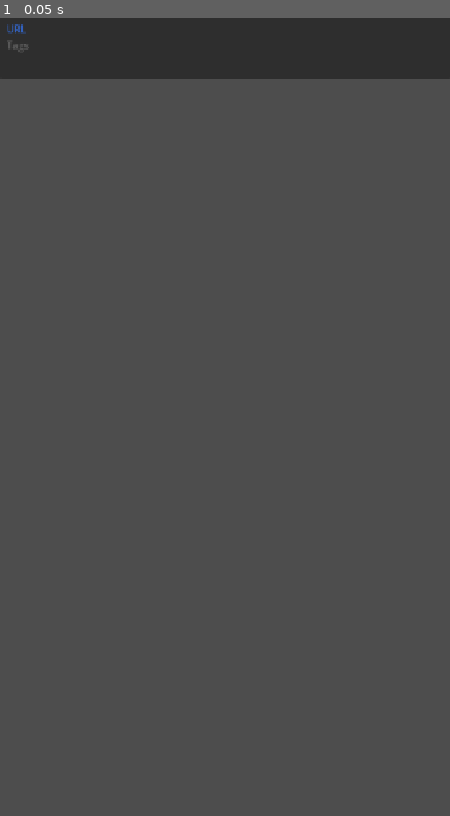
Above: before the commit, frame 1.
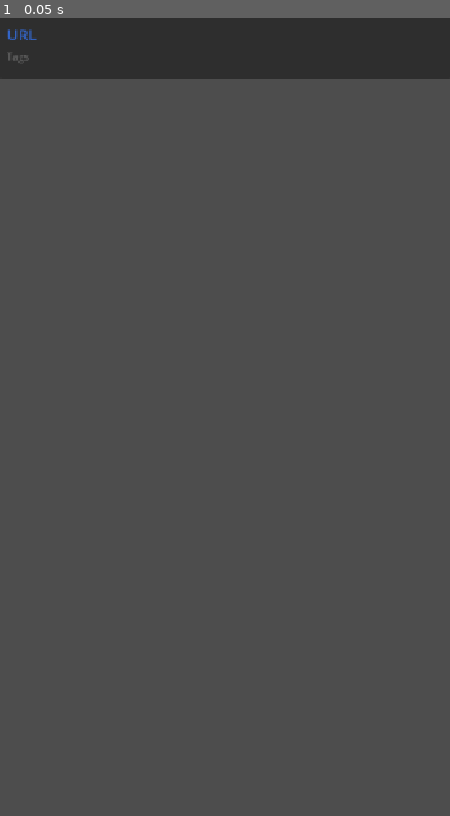
Above: after the commit, the same moment.

Repository: v2singer/url-saver
Game: Godot game, scene res://url_item.tscn
Same seed, same stepped clock (60 frames per second), same inputs: the game is played once before the commit and once after it. This scene is started directly instead of the project's main scene.
Inputs:
- Up to frame 1 (0.05 s): no input

The runs differ from the first frame. In frame 1, 0.1% of the frame differs, in the area x 1-9%, y 0-6%.

Commit message:
change mobile

Diff:
--- a/mobile/main.gd
+++ b/mobile/main.gd
@@ -39,12 +39,65 @@
 	# 加载历史记录
 	load_history()
 
+	# 检查是否有传入的URL
+	if OS.has_feature("Android"):
+		_check_android_intent()
+	elif OS.has_feature("iOS"):
+		_check_ios_url()
+
+func _check_android_intent():
+	if OS.has_feature("Android"):
+		var intent_data = Engine.get_singleton("GodotAndroid").get_intent_data()
+		if intent_data:
+			_handle_shared_url(intent_data)
+
+func _check_ios_url():
+	if OS.has_feature("iOS"):
+		# 注册处理URL的回调
+		Engine.get_singleton("GodotIOS").connect("url_received", _on_ios_url_received)
+		# 检查启动URL
+		var launch_url = Engine.get_singleton("GodotIOS").get_launch_url()
+		if launch_url:
+			_handle_shared_url(launch_url)
+
+func _on_ios_url_received(url: String):
+	_handle_shared_url(url)
+
+func _handle_shared_url(url: String):
+	if url.begins_with("http://") or url.begins_with("https://"):
+		# 自动保存URL到服务器
+		_save_url_to_server(url, ["bilibili"])
+
+func _save_url_to_server(url: String, tags: Array):
+	if is_requesting:
+		return
+
+	var headers = ["Content-Type: application/json"]
+	var body = JSON.stringify({
+		"url": url,
+		"tags": tags
+	})
+
+	is_requesting = true
+	var server_url = get_current_server_url() + API_SAVE
+
+	var error = http_request.request(server_url, headers, HTTPClient.METHOD_POST, body)
+	if error != OK:
+		is_requesting = false
+		if error in [25, 44]:  # 网络相关错误
+			if retry_count < MAX_RETRIES:
+				retry_timer.start(RETRY_DELAY)
+			else:
+				try_next_server()
+		else:
+			try_next_server()
+
 func load_server_config():
 	config = ConfigFile.new()
 	var err = config.load(CONFIG_FILE)
 	if err != OK:
 		# Create default config if it doesn't exist
-		config.set_value("servers", "default", "http://192.168.1.11:8080")
+		config.set_value("servers", "default", "http://localhost:8080")
 		config.save(CONFIG_FILE)
 
 	# Load all server URLs
@@ -57,7 +110,7 @@
 func get_current_server_url() -> String:
 	if server_urls.size() == 0:
 		return "http://192.168.1.11:8080"
-	return "http://192.168.1.11:8080"
+	return server_urls[current_server_index]
 
 func try_next_server():
 	current_server_index = (current_server_index + 1) % server_urls.size()
--- a/mobile/main.tscn
+++ b/mobile/main.tscn
@@ -10,6 +10,12 @@
 grow_horizontal = 2
 grow_vertical = 2
 script = ExtResource("1_0k4m3")
+
+[node name="HSeparator" type="HSeparator" parent="."]
+layout_mode = 0
+offset_top = 30.0
+offset_right = 721.0
+offset_bottom = 46.0
 
 [node name="VBoxContainer" type="VBoxContainer" parent="."]
 layout_mode = 1
--- a/mobile/server_item.tscn
+++ b/mobile/server_item.tscn
@@ -1,13 +1,11 @@
 [gd_scene load_steps=2 format=3 uid="uid://b8q6v4j2y5n3s"]
 
-[ext_resource type="Script" path="res://server_item.gd" id="1_0k4m3"]
+[ext_resource type="Script" uid="uid://dg6ylieeohmvr" path="res://server_item.gd" id="1_0k4m3"]
 
 [node name="ServerItem" type="Panel"]
 custom_minimum_size = Vector2(0, 50)
-layout_mode = 3
 anchors_preset = 10
 anchor_right = 1.0
-offset_right = 0.0
 offset_bottom = 50.0
 grow_horizontal = 2
 script = ExtResource("1_0k4m3")
--- a/mobile/url_item.gd
+++ b/mobile/url_item.gd
@@ -1,7 +1,14 @@
 extends PanelContainer
 
+var current_url: String = ""
+
+func _ready():
+	# 连接RichTextLabel的信号
+	$MarginContainer/VBoxContainer/URLLabel.gui_input.connect(_on_url_label_gui_input)
+
 func set_url(url: String):
-	$MarginContainer/VBoxContainer/URLLabel.text = url
+	current_url = url
+	$MarginContainer/VBoxContainer/URLLabel.text = "[url]" + url + "[/url]"
 
 func set_tags(tags: Array):
 	var tags_text = ""
@@ -10,3 +17,20 @@
 			tags_text += ", "
 		tags_text += tag
 	$MarginContainer/VBoxContainer/TagsLabel.text = tags_text
+
+func _on_url_label_gui_input(event: InputEvent):
+	if event is InputEventMouseButton:
+		if event.button_index == MOUSE_BUTTON_LEFT and event.pressed:
+			# 长按检测
+			await get_tree().create_timer(0.5).timeout
+			if Input.is_mouse_button_pressed(MOUSE_BUTTON_LEFT):
+				# 复制URL到剪贴板
+				DisplayServer.clipboard_set(current_url)
+				# 显示复制成功提示
+				var notification = Label.new()
+				notification.text = "URL已复制到剪贴板"
+				notification.position = get_global_mouse_position()
+				add_child(notification)
+				# 1秒后移除提示
+				await get_tree().create_timer(1.0).timeout
+				notification.queue_free()
--- a/mobile/url_item.tscn
+++ b/mobile/url_item.tscn
@@ -4,7 +4,6 @@
 
 [node name="URLItem" type="PanelContainer"]
 custom_minimum_size = Vector2(0, 100)
-layout_mode = 3
 anchors_preset = 10
 anchor_right = 1.0
 offset_bottom = 100.0
@@ -21,13 +20,16 @@
 [node name="VBoxContainer" type="VBoxContainer" parent="MarginContainer"]
 layout_mode = 2
 
-[node name="URLLabel" type="Label" parent="MarginContainer/VBoxContainer"]
+[node name="URLLabel" type="RichTextLabel" parent="MarginContainer/VBoxContainer"]
+custom_minimum_size = Vector2(0, 40)
 layout_mode = 2
+theme_override_colors/default_color = Color(0.2, 0.4, 0.8, 1)
+theme_override_font_sizes/normal_font_size = 25
+bbcode_enabled = true
 text = "URL"
-theme_override_colors/font_color = Color(0.2, 0.4, 0.8, 1)
-theme_override_font_sizes/font_size = 16
+context_menu_enabled = true
 
 [node name="TagsLabel" type="Label" parent="MarginContainer/VBoxContainer"]
 layout_mode = 2
+theme_override_colors/font_color = Color(0.4, 0.4, 0.4, 1)
 text = "Tags"
-theme_override_colors/font_color = Color(0.4, 0.4, 0.4, 1)
Not shown, added: mobile/android/AndroidManifest.xml
Not shown: 1 places in mobile/config_panel.tscn that only renumber resources
Not shown: 2 places in mobile/server_item.tscn that only renumber resources
Not shown, added: mobile/ios/Info.plist
